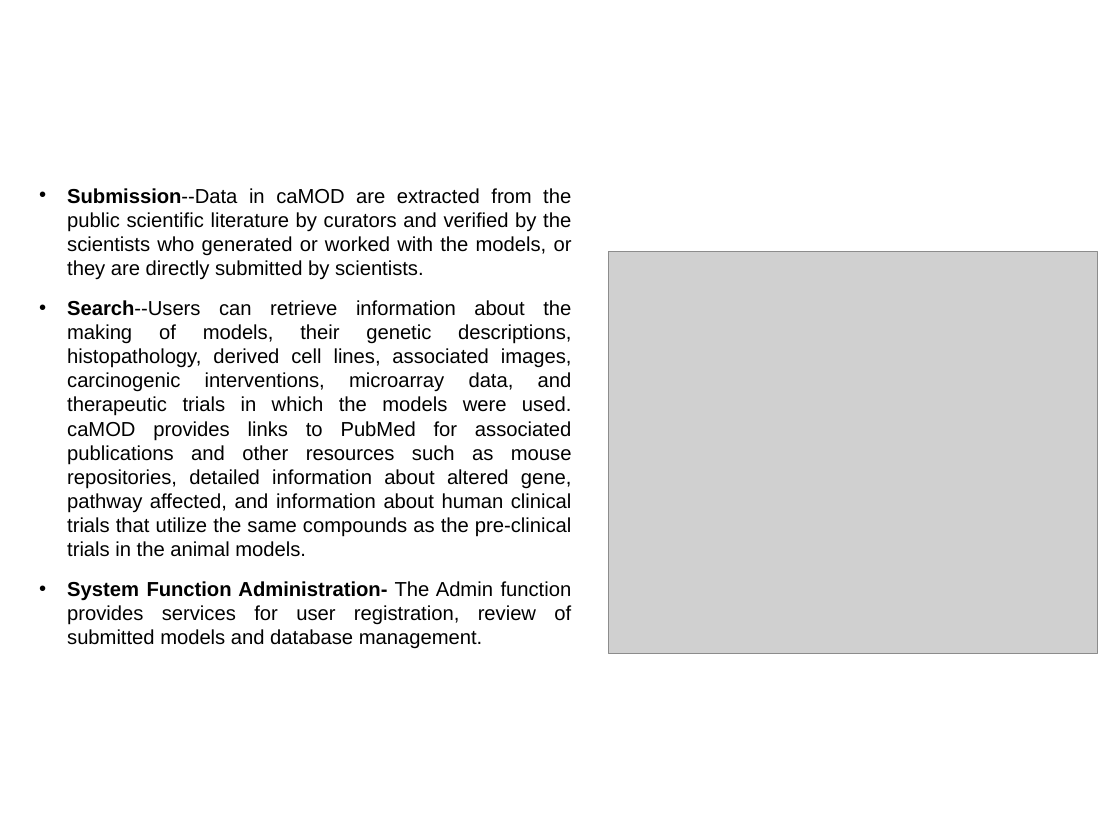
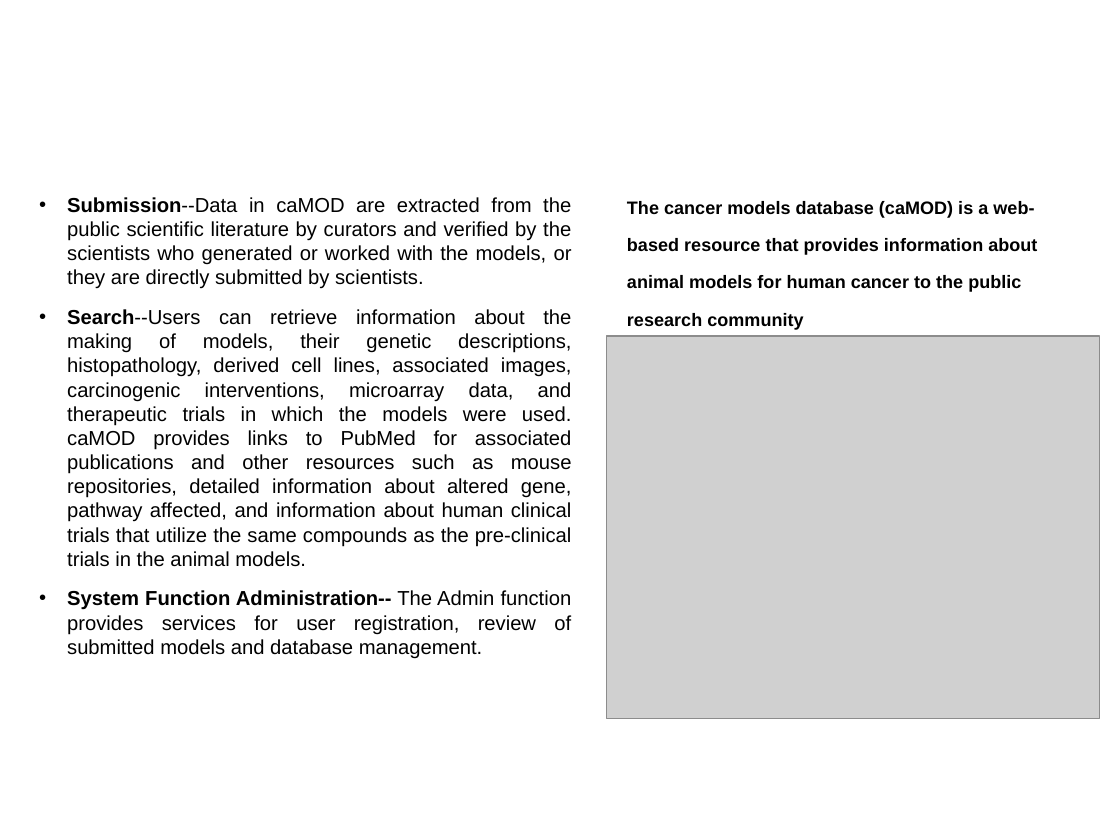
Before and after one commit to NCIP/camod-docs, a slide deck: slide 5 of CABIG compliance/caMOD 2.5 VCDE Submission/caMOD_Interoperability_Review_2009.ppt. Drawn at 1120x840 pixels with LibreOffice and Linux fonts; fonts in the diff are those of the drawing; grey boxes stand for pictures; background and template pictures are left out. Boxes give left, top, right and bottom in pixels: in the first picture for what was removed or moved away, otherwise in the second. Text is boxed around its words. In the diff, an @@ line names an element or a change of style, - is before the commit and + after.

Commit message:
updated
SVN-Revision: 4013

```diff
--- a/CABIG compliance/caMOD 2.5 VCDE Submission/caMOD_Interoperability_Review_2009.ppt
+++ b/CABIG compliance/caMOD 2.5 VCDE Submission/caMOD_Interoperability_Review_2009.ppt
@@ text "Submission--Data in caMOD are extracted ...": place and size @@
-text "Submission--Data in caMOD are extracted ..." at bbox=[67, 188, 572, 649]
+text "Submission--Data in caMOD are extracted ..." at bbox=[67, 197, 572, 659]
@@ text added at bbox=[627, 201, 1037, 292], 20 pt, text #000000, bold @@
+  The cancer models database (caMOD) is a web-based resource that provides information about animal models for human cancer to the public research community
@@ picture: place and size @@
-picture at bbox=[609, 252, 1098, 654]
+picture at bbox=[607, 336, 1100, 719]
@@ text at bbox=[67, 590, 572, 659]: text changed @@
-  • System Function Administration- The Admin function provides services for user registration, review of submitted models and database management.
+  • System Function Administration-- The Admin function provides services for user registration, review of submitted models and database management.
```
Also in this commit, not shown: 5 other slides changed, 6 slides added, 6 slides removed.
